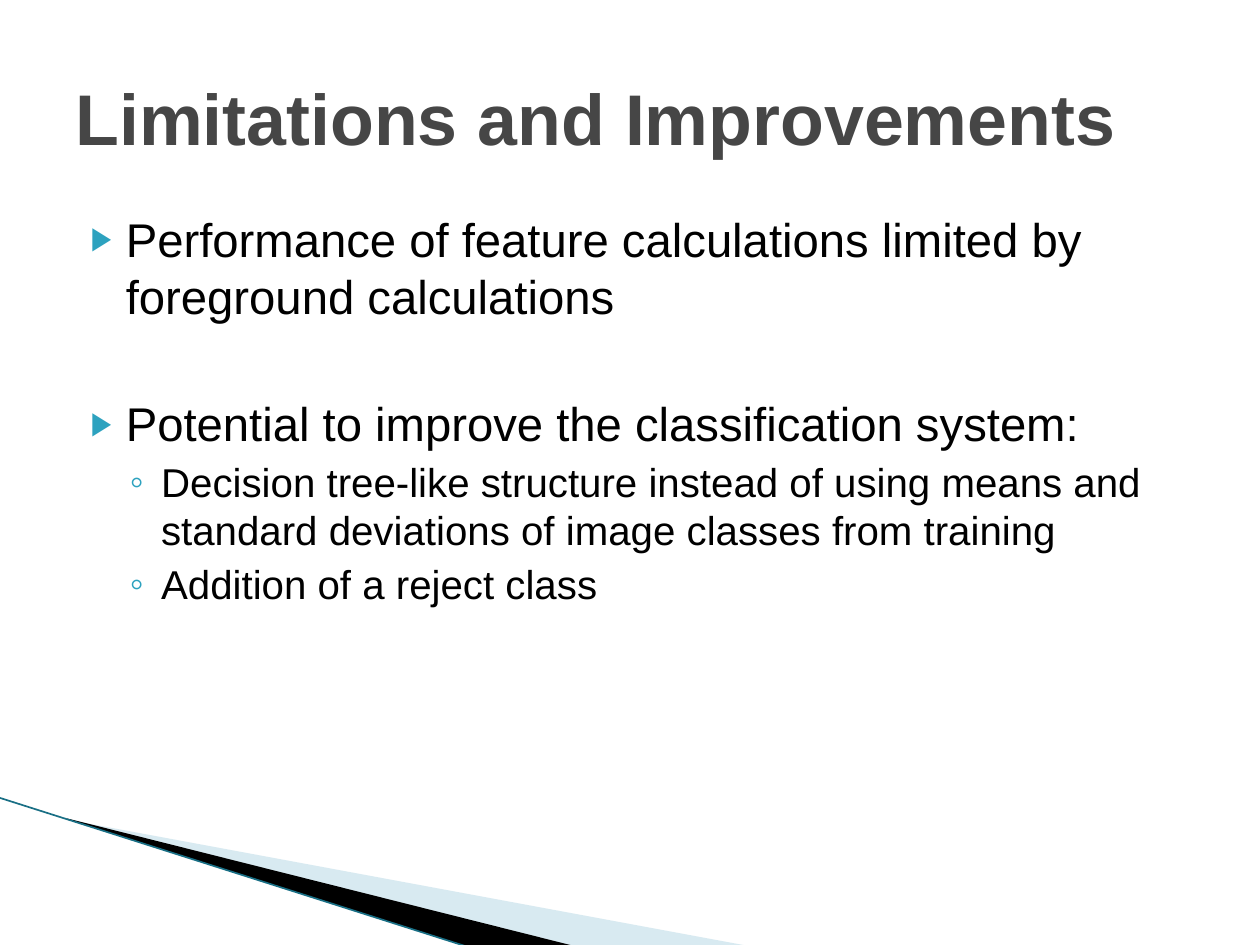
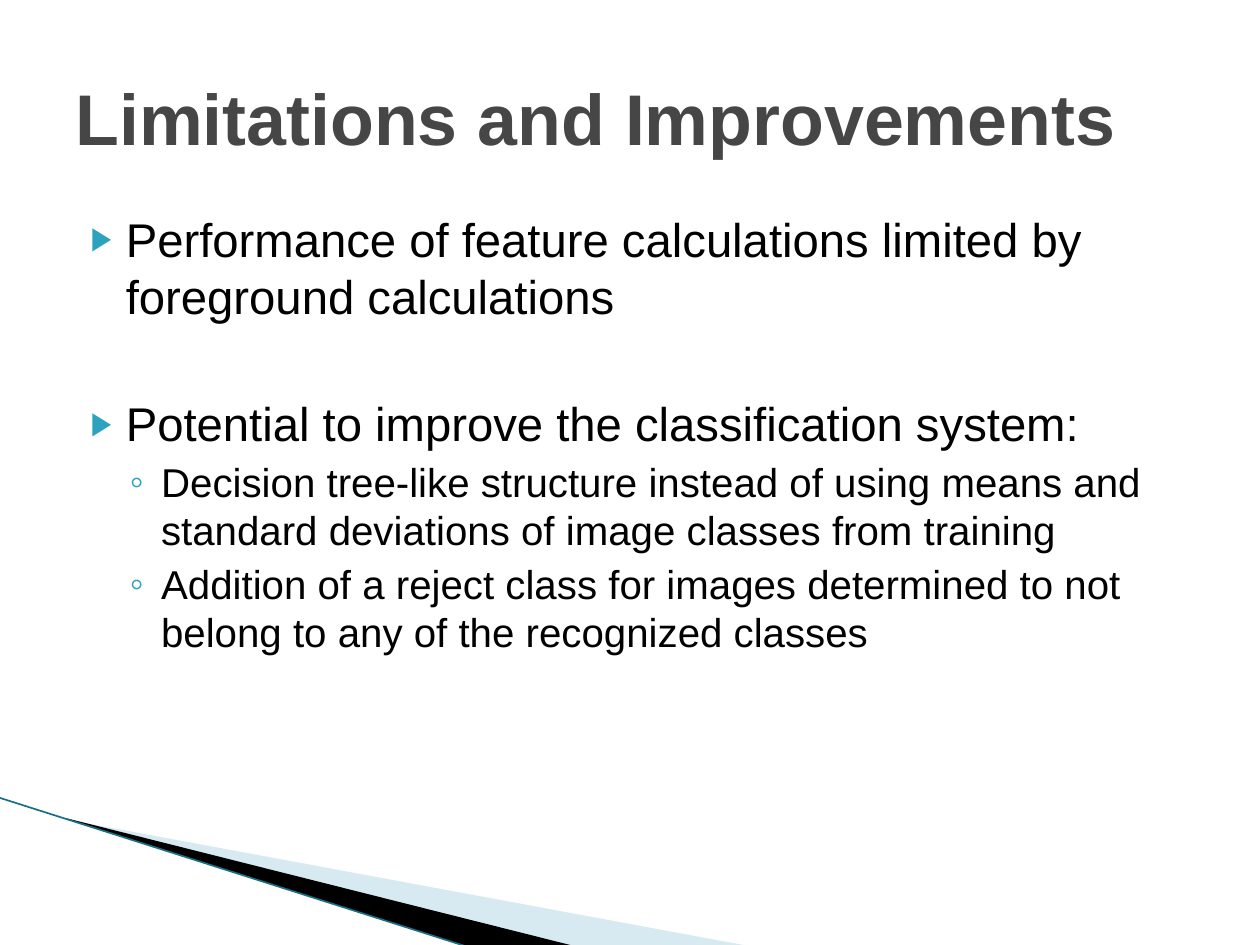
Before and after one commit to vfasburg/cse_803, a slide deck: slide 13 of documents/830_Presentation_Fasburg_Thomas_Reiff.pptx. Drawn at 1260x945 pixels with LibreOffice and Linux fonts; fonts in the diff are those of the drawing; background and template pictures are left out. Boxes give left, top, right and bottom in pixels: in the first picture for what was removed or moved away, otherwise in the second. Text is boxed around its words. In the diff, an @@ line names an element or a change of style, - is before the commit and + after.

```diff
--- a/documents/830_Presentation_Fasburg_Thomas_Reiff.pptx
+++ b/documents/830_Presentation_Fasburg_Thomas_Reiff.pptx
@@ text at [161,570,1120,655]: text changed @@
-  ◦ Addition of a reject class
+  ◦ Addition of a reject class for images determined to not belong to any of the recognized classes
```
Also in this commit, not shown: 4 other slides changed.
